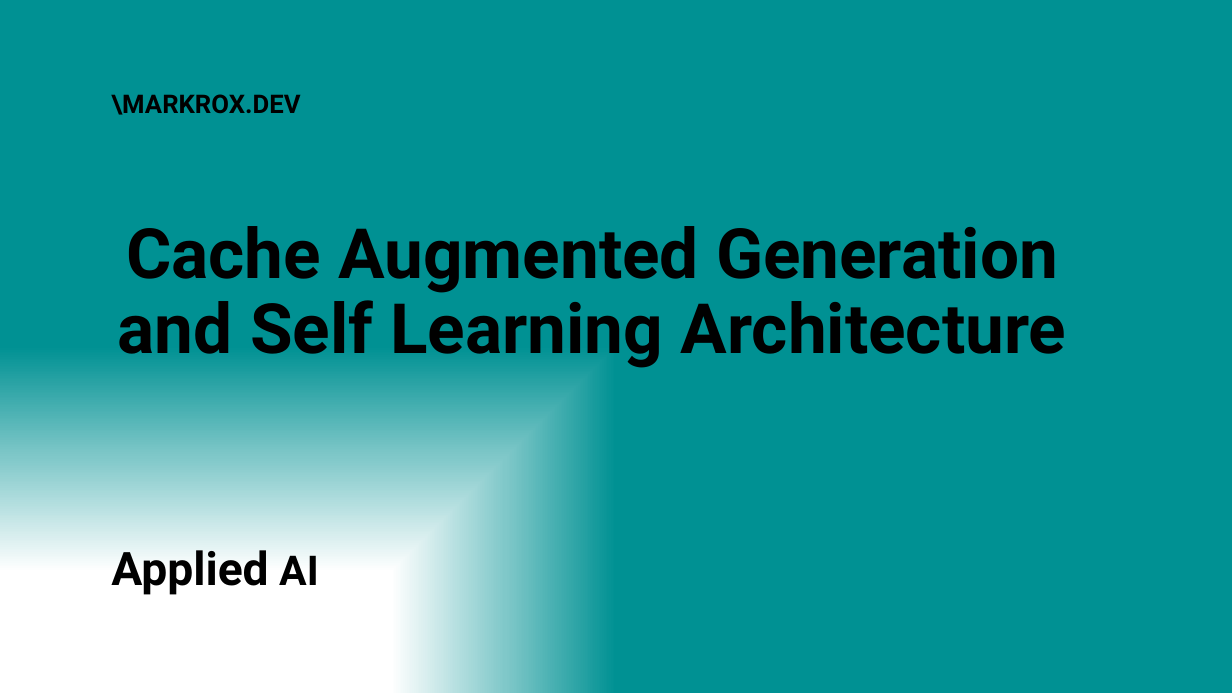
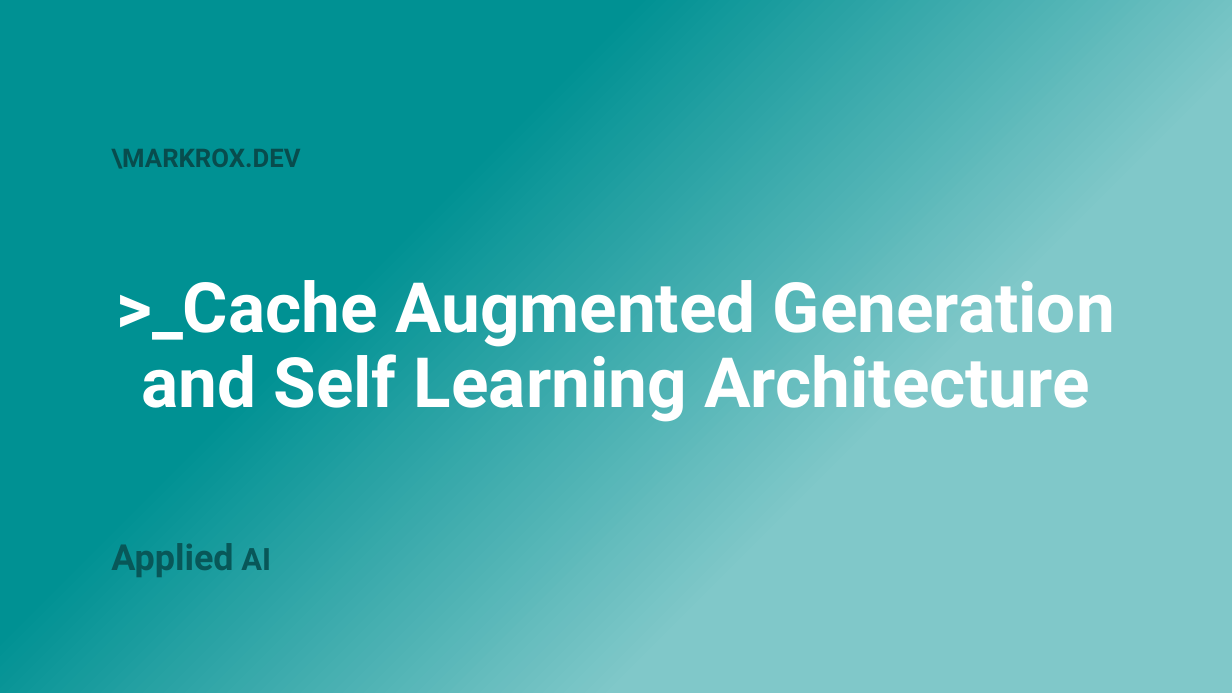
Before and after one commit to roxberry/markrox.dev, a slide deck: slide 1 of templates/PostImage.pptx. Drawn at 1232x693 pixels with LibreOffice and Linux fonts; fonts in the diff are those of the drawing. Boxes give left, top, right and bottom in pixels: in the first picture for what was removed or moved away, otherwise in the second. Text is boxed around its words. In the diff, an @@ line names an element or a change of style, - is before the commit and + after.

```diff
--- a/templates/PostImage.pptx
+++ b/templates/PostImage.pptx
@@ background gradient #FFFFFF to #80C8C9 to #009193 to gradient #80C8C9 to #009193 @@
@@ text "\MARKROX.DEV" moved from (x1=111, y1=94, x2=300, y2=115) to (x1=111, y1=149, x2=300, y2=169) @@
@@ text "\MARKROX.DEV" at (x1=111, y1=149, x2=300, y2=169): text colour #000000 to #084C4D @@
@@ title at (x1=116, y1=269, x2=1115, y2=422): text changed; text colour #000000 to #FFFFFF @@
-Cache Augmented Generation
-and Self Learning Architecture
+>_Cache Augmented Generation
+and Self Learning Architecture
@@ text "Applied AI" moved from (x1=111, y1=550, x2=319, y2=595) to (x1=111, y1=543, x2=271, y2=577) @@
@@ text "Applied AI" at (x1=111, y1=543, x2=271, y2=577): size 36 to 28 pt in "Applied"; size 32 to 24 pt in "AI"; text colour #000000 to #085758 @@
```
Also in this commit, not shown: 2 other files.
